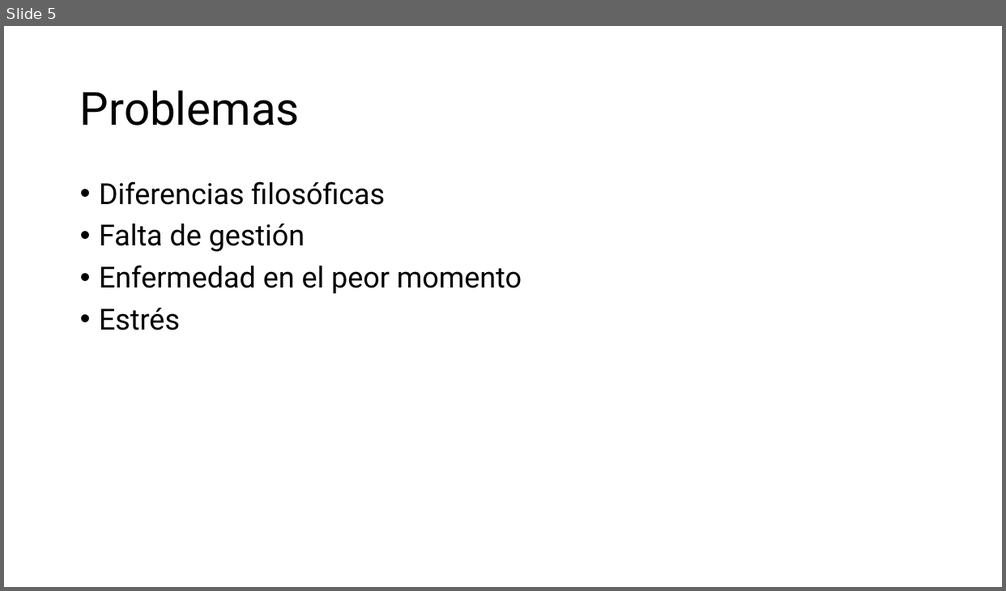
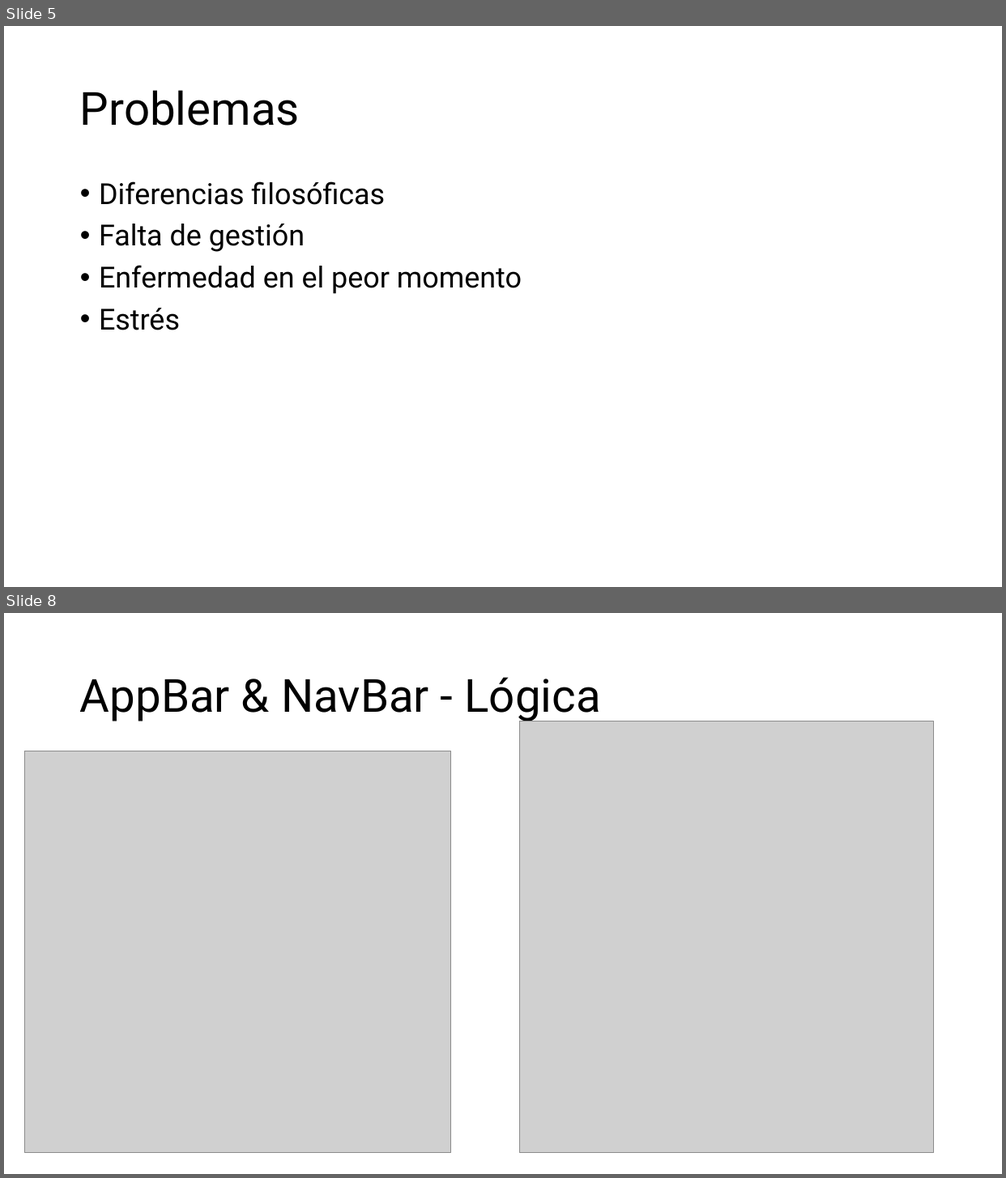
Before and after one commit to aniballpxess/CursoFP2-Apuntes, a slide deck: ASIGNATURAS/PM/PRACTICA/Ficheros-de-entregas/Presentacion-Proyecto-Macarena.pptx. Shown one above the other, each under a label of ours: slide 5 before the commit, slides 5 and 8 after it; the slides between them are not shown. The pictures are 1006x591 and 1006x1178 pixels, drawn with LibreOffice and Linux fonts; fonts in the diff are those of the drawing; grey boxes stand for pictures. Boxes give left, top, right and bottom in pixels: in the first picture for what was removed or moved away, otherwise in the second. Text is boxed around its words. In the diff, an @@ line names an element or a change of style, - is before the commit and + after.

```diff
--- a/ASIGNATURAS/PM/PRACTICA/Ficheros-de-entregas/Presentacion-Proyecto-Macarena.pptx
+++ b/ASIGNATURAS/PM/PRACTICA/Ficheros-de-entregas/Presentacion-Proyecto-Macarena.pptx
@@ slide 8 added at (4, 613, 1002, 1174), background #FFFFFF @@
@@ title added at (80, 677, 601, 722), 44 pt, text #000000 @@
+AppBar & NavBar - Lógica
@@ picture added at (519, 721, 933, 1152) @@
@@ picture added at (25, 752, 451, 1153) @@
```
Also in this commit, not shown: 2 slides changed, 13 other slides added, 44 other files.
